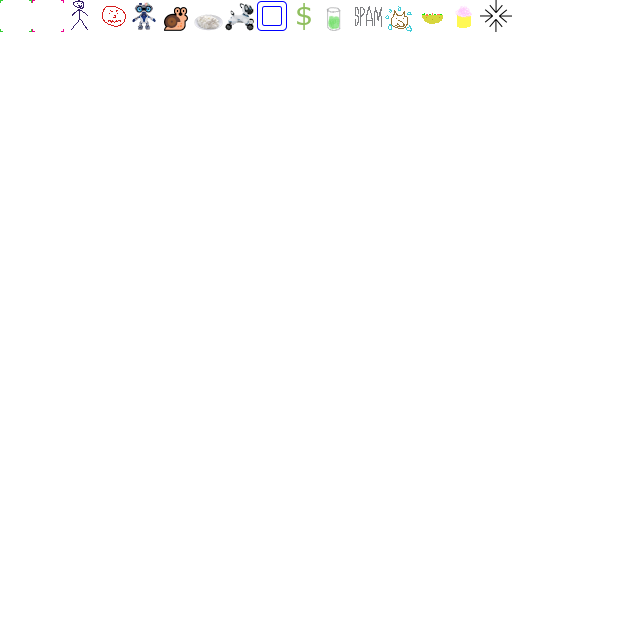
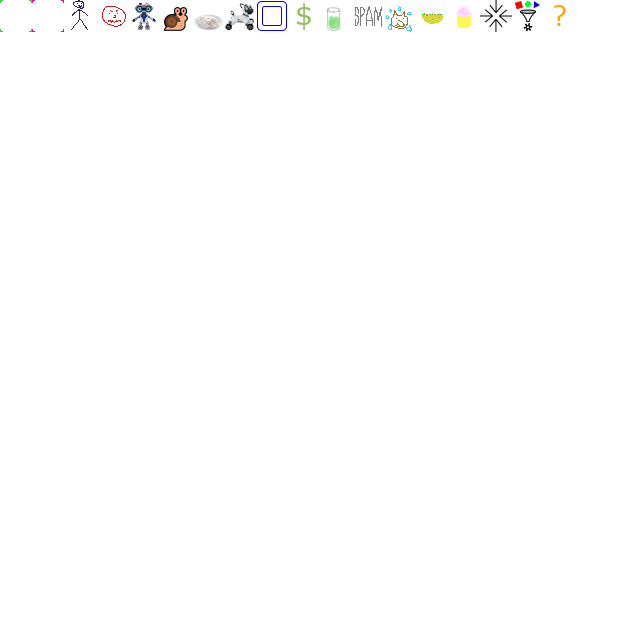
Two versions of the same layered image (w=640, h=640). Layer-by-layer changes:
added layer "build" above "merge" over [514, 1, 540, 32]
added layer "?" above "block #1" over [554, 5, 566, 26]
hid "background #1" over [514, 1, 566, 32]
